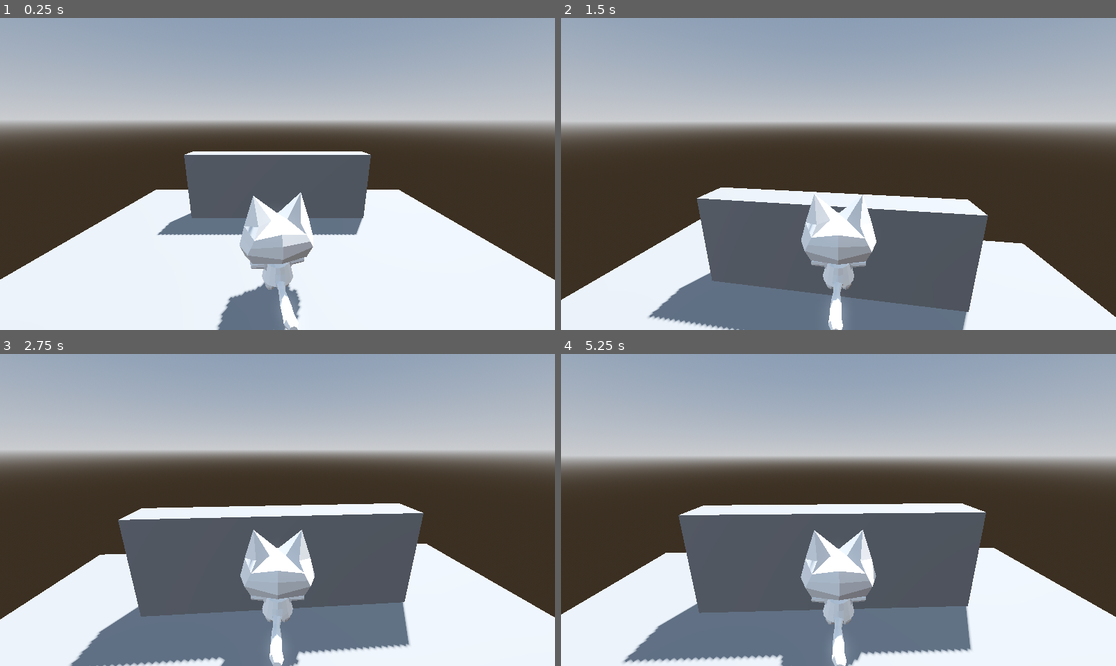
Above: before the commit, frames 1-4 (two rows, left to right).
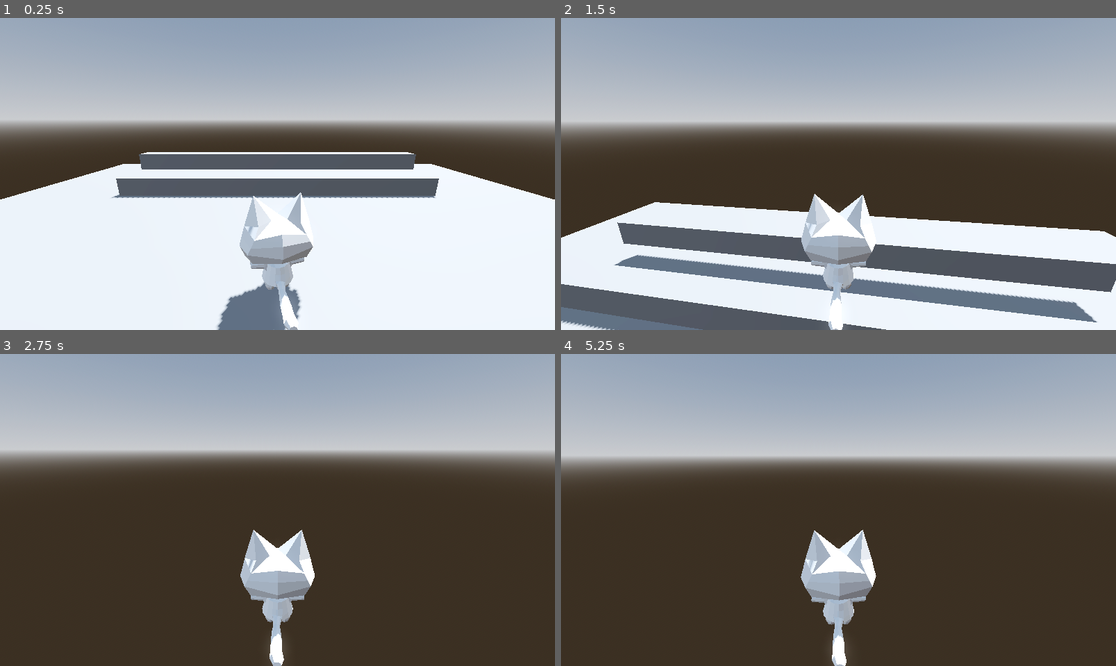
Above: after the commit, the same moments.

Repository: DevDaniel21/godot-projeto-para-estudos
Game: Godot game, scene res://space.tscn
Same seed, same stepped clock (60 frames per second), same inputs: the game is played once before the commit and once after it.
Inputs (mouse positions are in pixels of both pictures, inside the frame that each line leads up to):
- Up to frame 1 (0.25 s): no input
- Up to frame 2 (1.5 s): move the mouse to (866, 174) at 0.52 s; hold Shift (run, bound only after the commit) 0.53-1.28 s; hold W (move_forward) from 0.53 s (still down); tap Space (jump) at 0.77, 0.8, 1.07, 1.35 s; move the mouse to (810, 174) at 1.27 s
- Up to frame 3 (2.75 s): keep holding W (move_forward); tap Space (jump) at 1.52, 1.82, 2.3 s; tap Shift (run, bound only after the commit) at 1.55 s; move the mouse to (288, 503) at 2.02 s; click (288, 503) at 2.1 s
- Up to frame 4 (5.25 s): keep holding W (move_forward); move the mouse to (832, 516) at 2.77 s; tap Shift (run, bound only after the commit) at 2.85, 4.55 s; tap Space (jump) at 3.02, 3.32, 3.77, 3.8, 4.07, 4.35, 4.52, 4.82 s; move the mouse to (877, 513) at 3.52 s; hold Shift (run, bound only after the commit) 3.53-4.28 s; tap E (first_skill) at 4.15 s; move the mouse to (794, 506) at 4.27 s; move the mouse to (844, 510) at 5.02 s; click (844, 510) at 5.1 s

The runs differ from the first frame. In frame 1, 16% of the frame differs, in the area x 0-100%, y 42-84%; in frame 2, 29%; in frame 3, 37%; in frame 4, 38%, in the area x 0-100%, y 47-100%.

Commit message:
pular e obstaculos

Diff:
--- /dev/null
+++ b/obstaculo.tscn
@@ -0,0 +1,16 @@
+[gd_scene load_steps=3 format=3 uid="uid://57od6pb2cnj7"]
+
+[sub_resource type="BoxMesh" id="BoxMesh_81phd"]
+size = Vector3(18, 1, 1)
+
+[sub_resource type="BoxShape3D" id="BoxShape3D_qtpbo"]
+size = Vector3(18, 1, 1)
+
+[node name="obstaculo" type="StaticBody3D"]
+
+[node name="MeshInstance3D" type="MeshInstance3D" parent="."]
+mesh = SubResource("BoxMesh_81phd")
+skeleton = NodePath("../..")
+
+[node name="CollisionShape3D" type="CollisionShape3D" parent="."]
+shape = SubResource("BoxShape3D_qtpbo")
--- a/player.gd
+++ b/player.gd
@@ -1,6 +1,6 @@
 extends CharacterBody3D
 
-
+var SPEED_BASE = 5.0
 var SPEED = 5.0
 var JUMP_VELOCITY = 4.5
 const ACCELERATION = 15
@@ -12,18 +12,21 @@
 var mouse_sensitivity : float = 0.15
 var camera_rotation : Vector2 = Vector2.ZERO
 var last_movement_dir := Vector3.BACK
+var can_run := true
 var can_jump := true
+var can_double_jump := true
 var is_jumping
+var is_double_jump
 
 func handle_press_skills():
 	if Input.is_action_just_pressed("first_skill"):
 		can_jump = false
+		print("Primeira skill")
 		#usar_skill_1()
 
-
-
-
-
+func handle_hold_skills():
+	if Input.is_action_pressed("run"):
+		SPEED = SPEED_BASE + 10
 
 func _ready() -> void:
 	Input.set_mouse_mode(Input.MOUSE_MODE_CAPTURED)
@@ -51,15 +54,23 @@
 
 	camera_rotation = Vector2.ZERO
 
+	if is_on_floor():
+		can_double_jump = true
+
 	# Add the gravity.
 	if not is_on_floor():
 		velocity += get_gravity() * delta
 
 	is_jumping = Input.is_action_just_pressed("jump") and is_on_floor() and can_jump
+	is_double_jump = Input.is_action_just_pressed("jump") and not is_on_floor() and can_double_jump
+
 	# Handle jump.
 	if is_jumping:
 		velocity.y = JUMP_VELOCITY
 
+	if is_double_jump:
+		velocity.y=JUMP_VELOCITY
+		can_double_jump = false
 
 	# Get the input direction and handle the movement/deceleration.
 	# As good practice, you should replace UI actions with custom gameplay actions.
@@ -80,6 +91,7 @@
 	velocity.y = y_velocity
 
 	move_and_slide()
+
 	# Direção da frente da câmera (sem inclinação)
 	var camera_forward := -camera.global_transform.basis.z
 	camera_forward.y = 0
@@ -92,3 +104,5 @@
 		character_skin.global_rotation.y = lerp_angle(cur_angle, target_angle, 10.0 * delta)
 
 	# Habilidade
+	handle_press_skills()
+	handle_hold_skills()
--- a/project.godot
+++ b/project.godot
@@ -47,13 +47,23 @@
 "events": [Object(InputEventKey,"resource_local_to_scene":false,"resource_name":"","device":-1,"window_id":0,"alt_press …(192 unchanged characters)…
 ]
 }
+jump={
+"deadzone": 0.2,
+"events": [Object(InputEventKey,"resource_local_to_scene":false,"resource_name":"","device":-1,"window_id":0,"alt_pressed":false,"shift_pressed":false,"ctrl_pressed":false,"meta_pressed":false,"pressed":false,"keycode":0,"physical_keycode":32,"key_label":0,"unicode":32,"location":0,"echo":false,"script":null)
+]
+}
 first_skill={
 "deadzone": 0.2,
 "events": [Object(InputEventKey,"resource_local_to_scene":false,"resource_name":"","device":-1,"window_id":0,"alt_press …(192 unchanged characters)…
 ]
 }
-jump={
+run={
 "deadzone": 0.2,
-"events": [Object(InputEventKey,"resource_local_to_scene":fa …(140 unchanged characters)… d":false,"keycode":0,"physical_keycode":32,"key_label":0,"unicode":32,"location":0,"echo":false,"script":null)
+"events": [Object(InputEventKey,"resource_local_to_scene":fa …(140 unchanged characters)… d":false,"keycode":0,"physical_keycode":4194325,"key_label":0,"unicode":0,"location":0,"echo":false,"script":null)
 ]
 }
+
+[rendering]
+
+renderer/rendering_method="gl_compatibility"
+renderer/rendering_method.mobile="gl_compatibility"
--- a/space.tscn
+++ b/space.tscn
@@ -1,6 +1,7 @@
-[gd_scene load_steps=11 format=3 uid="uid://cf5bdg5jw1tmi"]
+[gd_scene load_steps=10 format=3 uid="uid://cf5bdg5jw1tmi"]
 
 [ext_resource type="Script" uid="uid://b7wd3xcvein64" path="res://player.gd" id="1_d5lh8"]
+[ext_resource type="PackedScene" uid="uid://57od6pb2cnj7" path="res://obstaculo.tscn" id="1_qtpbo"]
 [ext_resource type="PackedScene" uid="uid://bveu135dey1hq" path="res://actors/gato.glb" id="2_81phd"]
 
 [sub_resource type="ProceduralSkyMaterial" id="ProceduralSkyMaterial_81phd"]
@@ -17,15 +18,9 @@
 glow_enabled = true
 
 [sub_resource type="PlaneMesh" id="PlaneMesh_ulv8f"]
-size = Vector2(15, 15)
+size = Vector2(30, 30)
 
 [sub_resource type="WorldBoundaryShape3D" id="WorldBoundaryShape3D_d5lh8"]
-
-[sub_resource type="BoxMesh" id="BoxMesh_81phd"]
-size = Vector3(7.55, 2.795, 1)
-
-[sub_resource type="BoxShape3D" id="BoxShape3D_qtpbo"]
-size = Vector3(7.57, 2.8, 1)
 
 [sub_resource type="CapsuleShape3D" id="CapsuleShape3D_d5lh8"]
 radius = 0.44921875
@@ -52,17 +47,11 @@
 [node name="CollisionShape3D" type="CollisionShape3D" parent="map/floor"]
 shape = SubResource("WorldBoundaryShape3D_d5lh8")
 
-[node name="parede" type="StaticBody3D" parent="map"]
-transform = Transform3D(1, 0, 0, 0, 1, 0, 0, 0, 1, 0, 1.4102769, -2.1377087)
+[node name="obstaculo" parent="map" instance=ExtResource("1_qtpbo")]
+transform = Transform3D(1, 0, 0, 0, 1, 0, 0, 0, 1, 0, 0.5, -7.027)
 
-[node name="MeshInstance3D" type="MeshInstance3D" parent="map/parede"]
-transform = Transform3D(1, 0, 0, 0, 1, 0, 0, 0, 1, 0, 0, -2.1426563)
-mesh = SubResource("BoxMesh_81phd")
-skeleton = NodePath("../..")
-
-[node name="CollisionShape3D" type="CollisionShape3D" parent="map/parede"]
-transform = Transform3D(1, 0, 0, 0, 1, 0, 0, 0, 1, 0, 0, -2.1445675)
-shape = SubResource("BoxShape3D_qtpbo")
+[node name="obstaculo2" parent="map" instance=ExtResource("1_qtpbo")]
+transform = Transform3D(1, 0, 0, 0, 1, 0, 0, 0, 1, 0, 1.5, -9.236)
 
 [node name="player" type="CharacterBody3D" parent="."]
 transform = Transform3D(1, 0, 0, 0, 1, 0, 0, 0, 1, 0, 1.1343763, 0)
